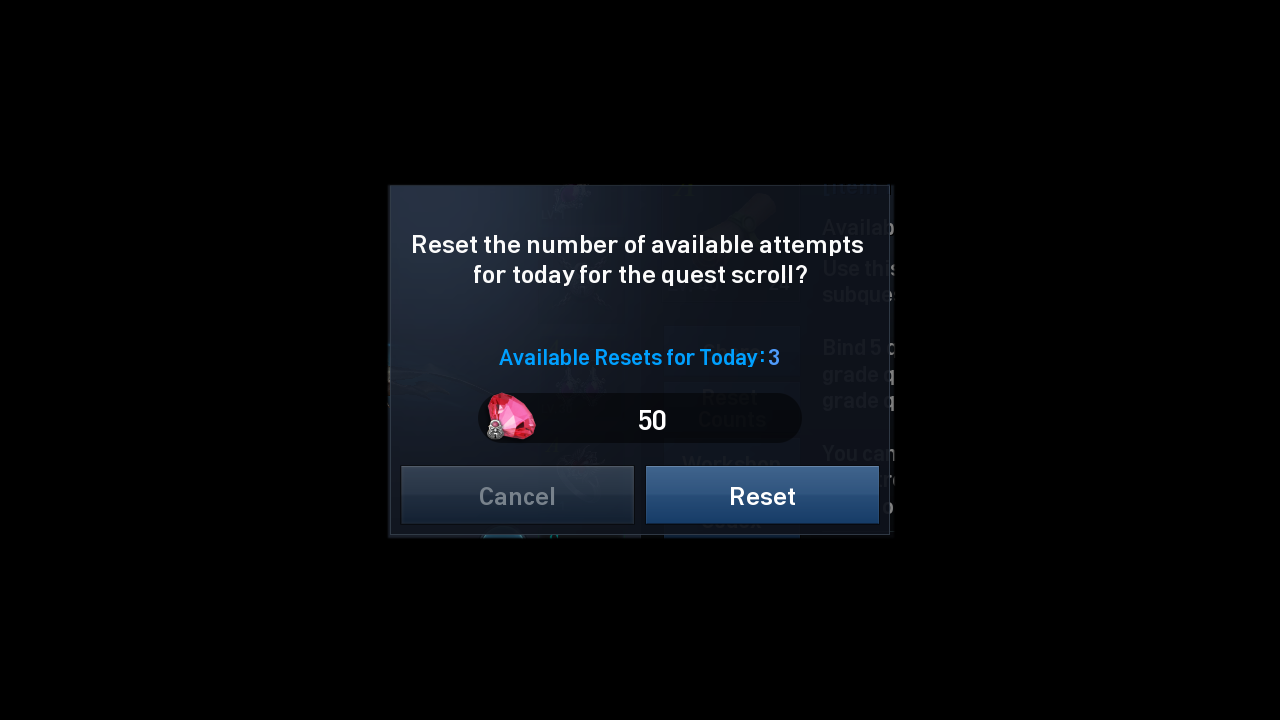
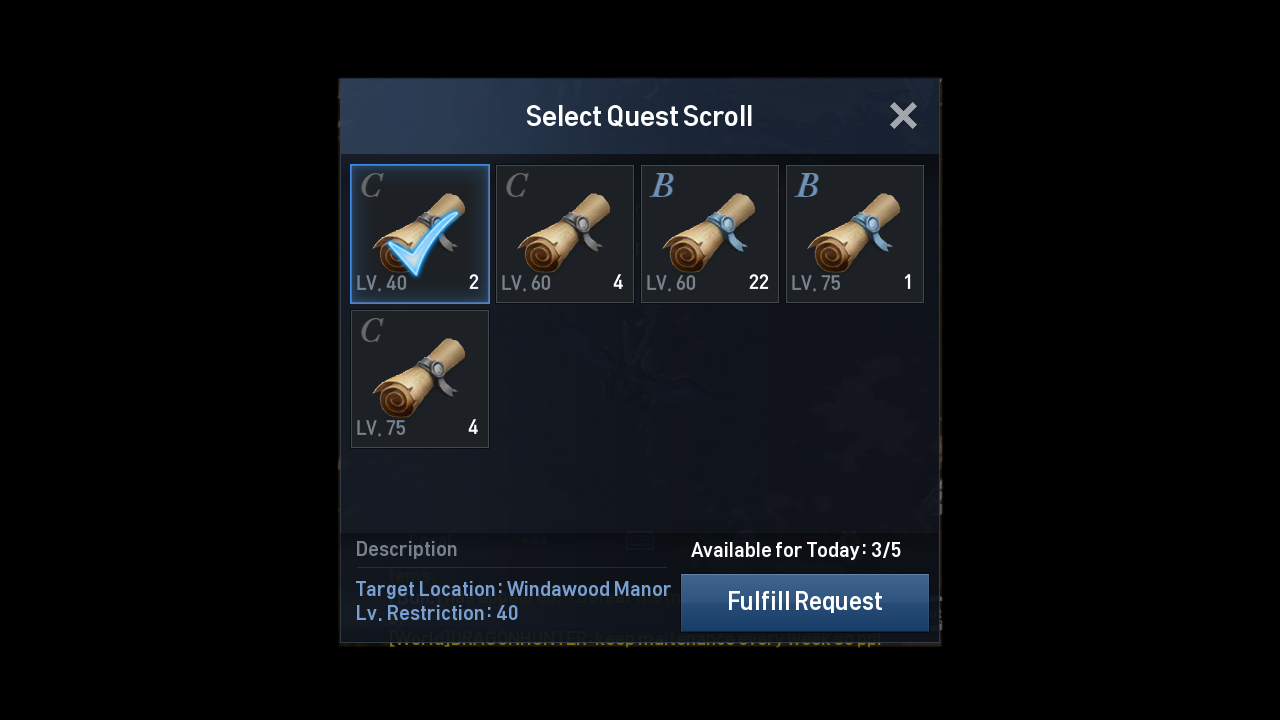
Two versions of the same layered image (w=1280, h=720). Layer-by-layer changes:
hid "Reset" over 337, 76, 944, 648
hid "CheckComplete" over 337, 76, 944, 648
painted on "QuestScrollMenu[]" over 337, 76, 944, 648
painted on "FulfillOk[]" over 387, 186, 897, 535
painted on "FulfillRequest[]" over 337, 76, 944, 648
removed layer "Items[] Mask" over 735, 238, 943, 359
moved "QuestScroll[]" above "QuestInProgress" over 337, 76, 944, 648
